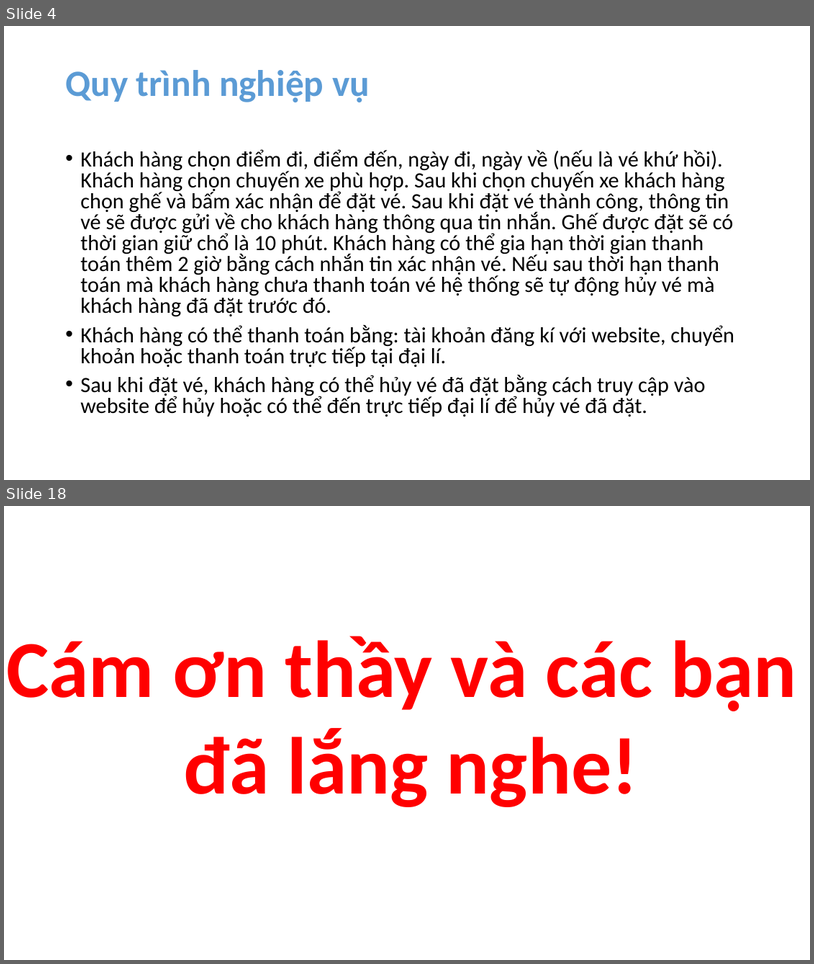
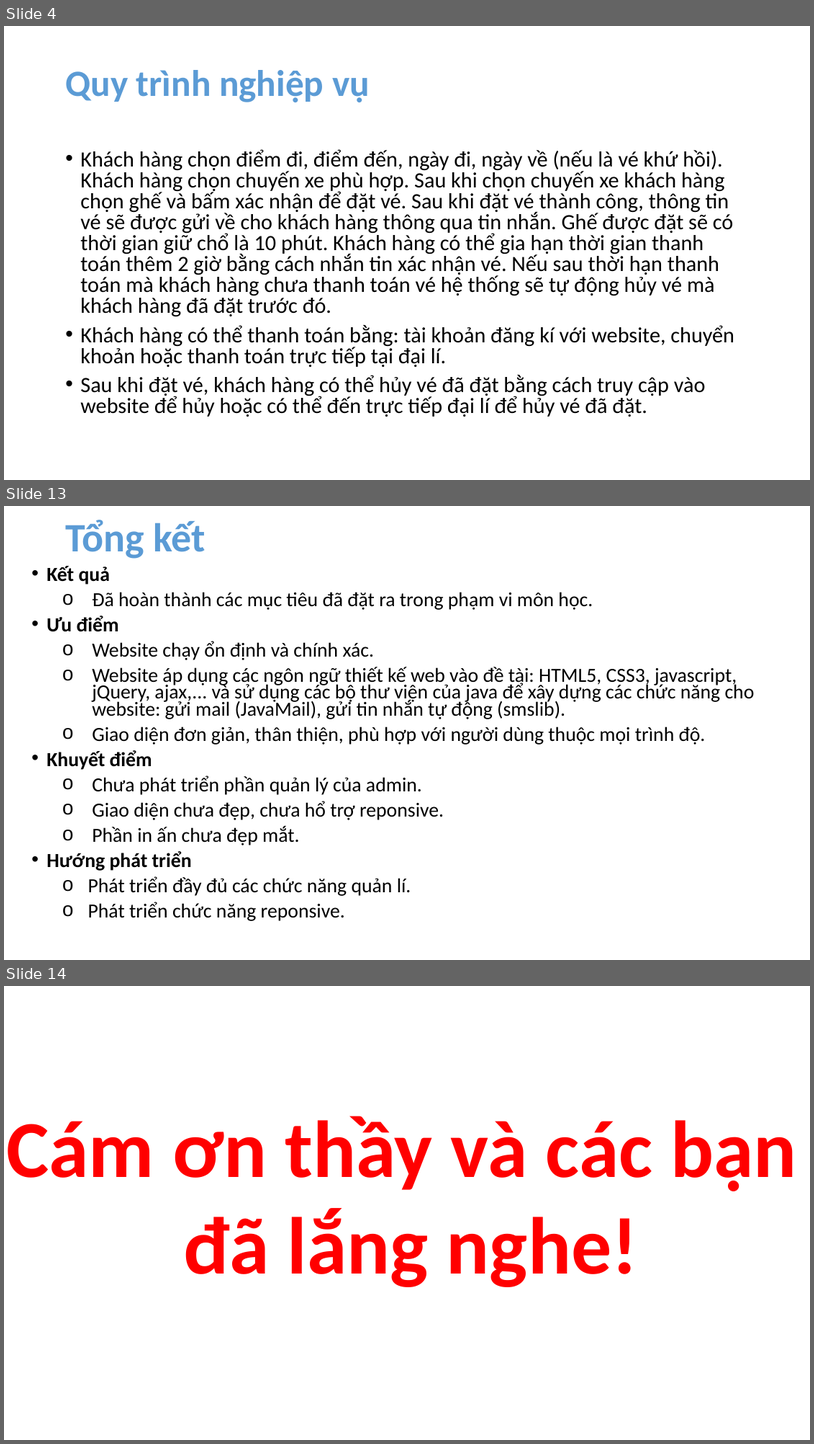
Before and after one commit to 12130010/ban-ve-xe, a slide deck: document/Presentation1.pptx. Shown one above the other, each under a label of ours: slides 4 and 18 before the commit, slides 4, 13 and 14 after it; the slides between them are not shown. The pictures are 814x964 and 814x1444 pixels, drawn with LibreOffice and Linux fonts; fonts in the diff are those of the drawing. Boxes give left, top, right and bottom in pixels: in the first picture for what was removed or moved away, otherwise in the second. Text is boxed around its words. In the diff, an @@ line names an element or a change of style, - is before the commit and + after.

```diff
--- a/document/Presentation1.pptx
+++ b/document/Presentation1.pptx
@@ slide 13 added at bbox=[4, 506, 810, 960], background #FFFFFF @@
@@ title added at bbox=[65, 520, 206, 559], 48 pt, text #5B9BD5, bold @@
+Tổng kết
@@ text added at bbox=[46, 566, 755, 921], 23.8 pt, text #000000 @@
+• Kết quả
+o Đã hoàn thành các mục tiêu đã đặt ra trong phạm vi môn học.
+• Ưu điểm
+o Website chạy ổn định và chính xác.
+o Website áp dụng các ngôn ngữ thiết kế web vào đề tài: HTML5, CSS3, javascript, jQuery, ajax,... và sử dụng các bộ thư viện của java để xây dựng các chức năng cho website: gửi mail (JavaMail), gửi tin nhắn tự động (smslib).
+o Giao diện đơn giản, thân thiện, phù hợp với người dùng thuộc mọi trình độ.
+• Khuyết điểm
+o Chưa phát triển phần quản lý của admin.
+o Giao diện chưa đẹp, chưa hổ trợ reponsive.
+o Phần in ấn chưa đẹp mắt.
+• Hướng phát triển
+o Phát triển đầy đủ các chức năng quản lí.
+o Phát triển chức năng reponsive.
@@ what was slide 18 is now slide 14 @@
```
Also in this commit, not shown: 9 slides changed, 1 other slide added, 6 slides removed.
